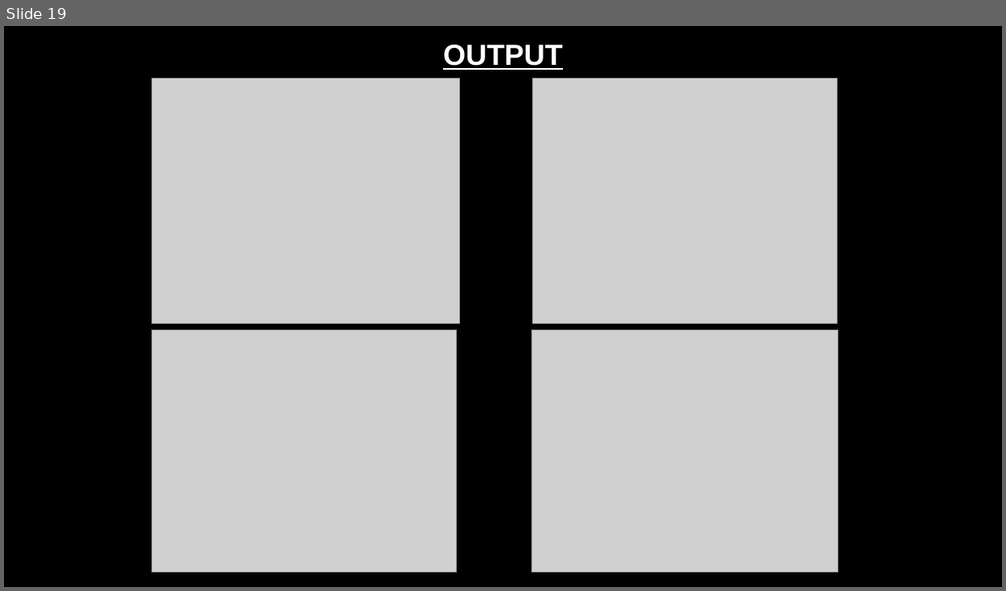
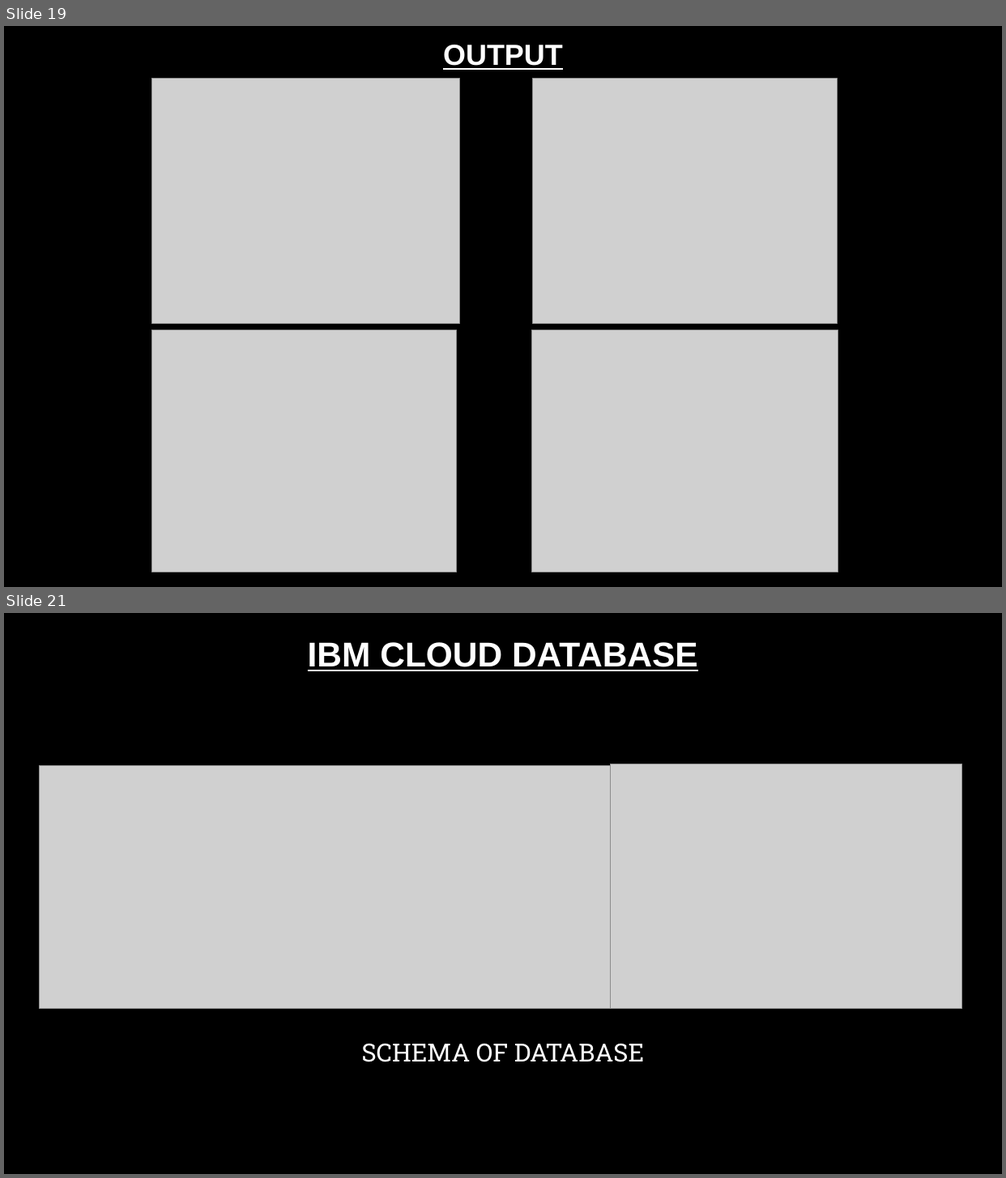
Before and after one commit to ProjectLads/Face-Mask-Detection, a slide deck: ppt/FINAL YEAR PROJECT PPT UPDATED.pptx. Shown one above the other, each under a label of ours: slide 19 before the commit, slides 19 and 21 after it; the slides between them are not shown. The pictures are 1006x591 and 1006x1178 pixels, drawn with LibreOffice and Linux fonts; fonts in the diff are those of the drawing; grey boxes stand for pictures; background and template pictures are left out. Boxes give left, top, right and bottom in pixels: in the first picture for what was removed or moved away, otherwise in the second. Text is boxed around its words. In the diff, an @@ line names an element or a change of style, - is before the commit and + after.

```diff
--- a/ppt/FINAL YEAR PROJECT PPT UPDATED.pptx
+++ b/ppt/FINAL YEAR PROJECT PPT UPDATED.pptx
@@ slide 21 added at [4, 613, 1002, 1174], background picture (left out) @@
@@ text added at [308, 642, 698, 671], 33.1 pt, text #FFFFFF, bold, underline @@
+IBM CLOUD DATABASE
@@ picture added at [39, 766, 611, 1009] @@
@@ picture added at [611, 764, 963, 1009] @@
@@ title added at [362, 1043, 644, 1063], 24 pt, text #FFFFFF @@
+SCHEMA OF DATABASE
```
Also in this commit, not shown: 2 slides changed, 1 other slide added, 1 slide removed, 1 other file.
